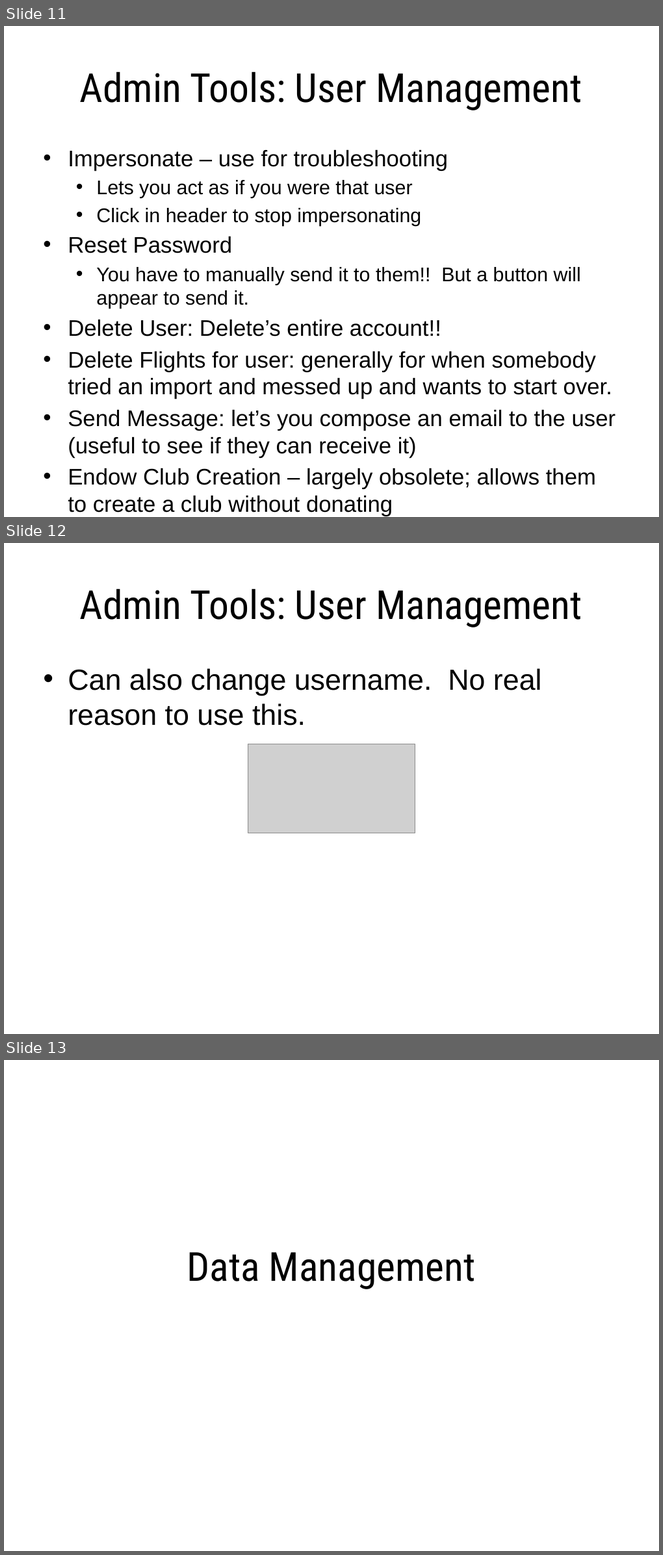
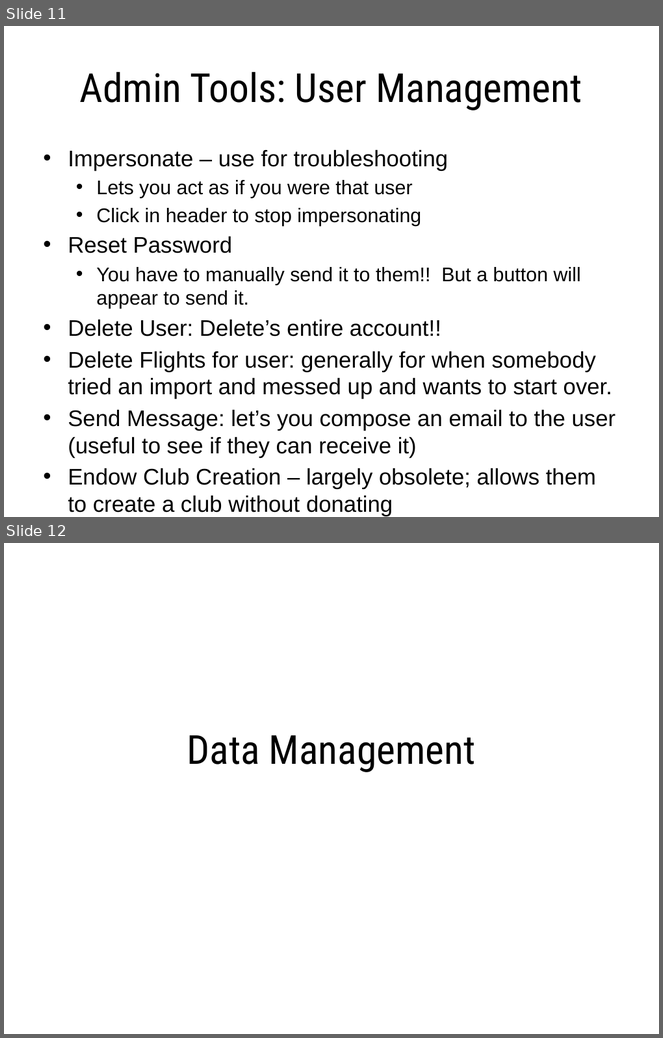
Before and after one commit to ericberman/MyFlightbookWeb, a slide deck: Private/MyFlightbook Admin Tools.pptx. Shown one above the other, each under a label of ours: slides 11, 12 and 13 before the commit, slides 11 and 12 after it. The pictures are 663x1555 and 663x1038 pixels, drawn with LibreOffice and Linux fonts; fonts in the diff are those of the drawing; grey boxes stand for pictures; background and template pictures are left out. Boxes give left, top, right and bottom in pixels: in the first picture for what was removed or moved away, otherwise in the second. Text is boxed around its words. In the diff, an @@ line names an element or a change of style, - is before the commit and + after.

Commit message:
SVN 6610: Do some initial refactoring of Profile into ProfileBase and Profile to reduce class coupling.
Also removed change username.  With foreign key constraints in database, this doesn't work anyhow.

```diff
--- a/Private/MyFlightbook Admin Tools.pptx
+++ b/Private/MyFlightbook Admin Tools.pptx
@@ slide 12 removed at <box>4,543,659,1034</box>, background #FFFFFF @@
@@ title removed at <box>80,589,582,627</box> @@
-Admin Tools: User Management
@@ text removed at <box>68,668,542,726</box> @@
-• Can also change username. No real reason to use this.
@@ picture removed at <box>248,744,415,834</box> @@
@@ what was slide 13 is now slide 12 @@
```
Also in this commit, not shown: 2 slides changed, 7 other files.
